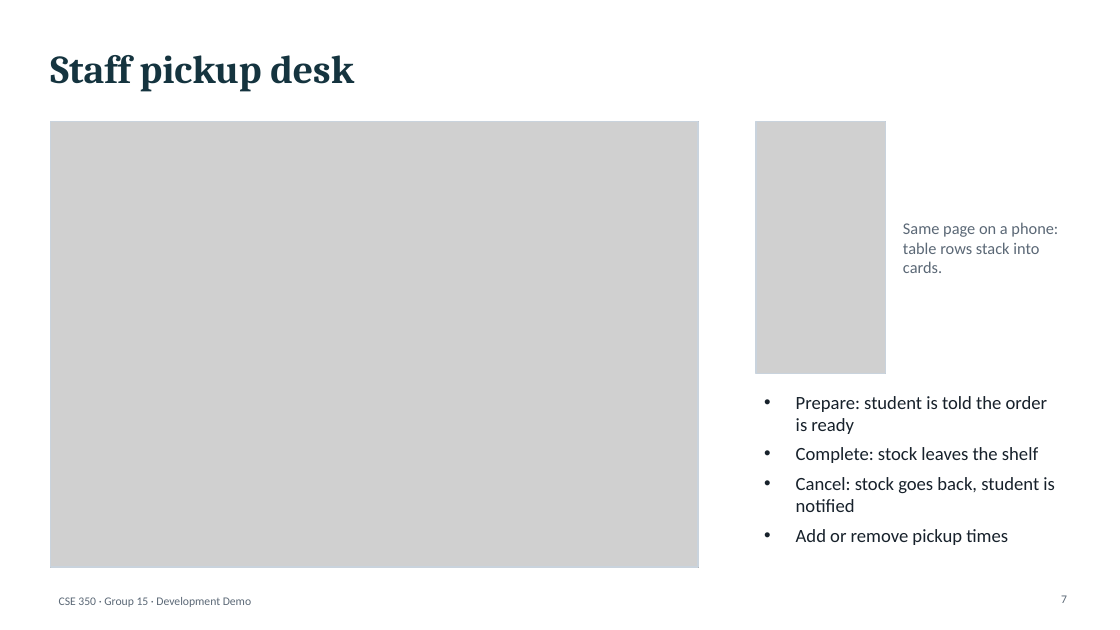
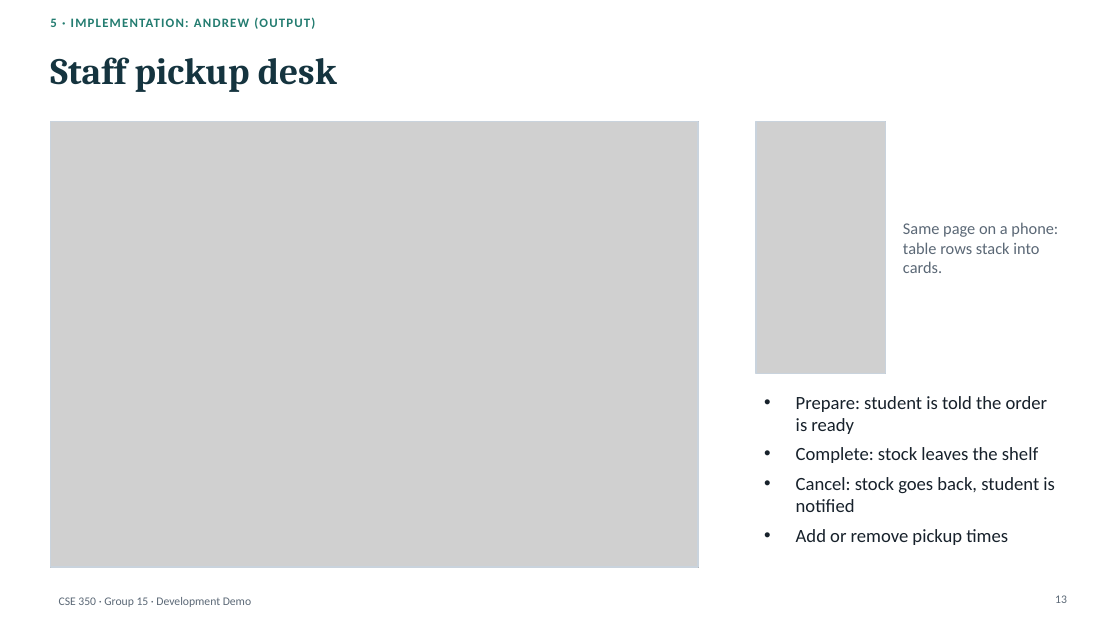
Before and after one commit to a0merr/University-Food-Pantry-CSE-350-, a slide deck: slide 13 of docs/presentation/CSE350_Demo_Deck_DRAFT.pptx (slide 7 before the commit). Drawn at 1120x630 pixels with LibreOffice and Linux fonts; fonts in the diff are those of the drawing; grey boxes stand for pictures. Boxes give left, top, right and bottom in pixels: in the first picture for what was removed or moved away, otherwise in the second. Text is boxed around its words. In the diff, an @@ line names an element or a change of style, - is before the commit and + after.

```diff
--- a/docs/presentation/CSE350_Demo_Deck_DRAFT.pptx
+++ b/docs/presentation/CSE350_Demo_Deck_DRAFT.pptx
@@ text added at (x1=50, y1=17, x2=315, y2=29), 11 pt, text #237C70, bold @@
+5 · IMPLEMENTATION: ANDREW (OUTPUT)
@@ title "Staff pickup desk" at (x1=50, y1=57, x2=337, y2=92): size 34 to 32 pt @@
@@ page number at (x1=1055, y1=595, x2=1067, y2=603): text changed @@
-7
+13
```
Also in this commit, not shown: 11 other slides changed, 13 slides added, 1 slide removed, 5 other files.
